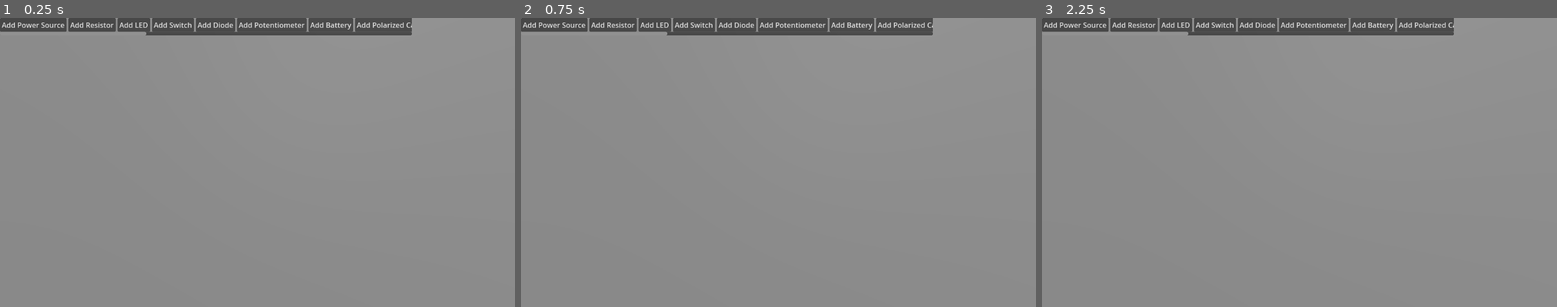
Above: before the commit, frames 1-3 (left to right).
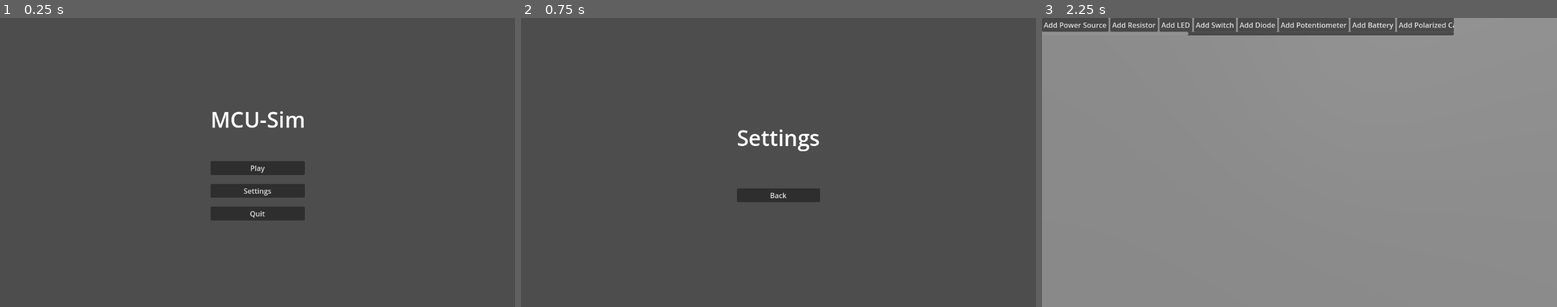
Above: after the commit, the same moments.

Repository: supastishn/mcu-sim
Game: Godot game, scene res://ui/MainMenu.tscn
Same seed, same stepped clock (60 frames per second), same inputs: the game is played once before the commit and once after it. Before the commit the project starts from res://CircuitEditor3D.tscn. The engine's default icon, where the game draws it, is replaced by a stand-in: a white triangle on a blue panel in a dark square.
Inputs (mouse positions are in pixels of both pictures, inside the frame that each line leads up to):
- Up to frame 1 (0.25 s): no input
- Up to frame 2 (0.75 s): click (778, 191) at 0.5 s, where only the run after the commit has a clickable "Settings"
- Up to frame 3 (2.25 s): click (1299, 194) at 1.25 s, where only the run after the commit has a clickable "Back"; click (1299, 168) at 2 s, where only the run after the commit has a clickable "Play"

The runs differ from the first frame. In frame 1, 96% of the frame differs, in the area x 0-100%, y 0-100%; in frame 2, 96%; in frame 3, nothing differs.

Commit message:
feat: add main and settings menu scenes with navigation and update startup scene

Diff:
--- a/project.godot
+++ b/project.godot
@@ -13,7 +13,7 @@
 [application]
 
 config/name="MCU-Sim"
-run/main_scene="uid://ccg8cvm43p62e"
+run/main_scene="res://ui/MainMenu.tscn"
 config/features=PackedStringArray("4.4", "Forward Plus")
 config/icon="res://icon.svg"
 
--- /dev/null
+++ b/ui/MainMenu.gd
@@ -0,0 +1,10 @@
+extends Control
+
+func _on_play_button_pressed():
+	get_tree().change_scene_to_file("res://CircuitEditor3D.tscn")
+
+func _on_settings_button_pressed():
+	get_tree().change_scene_to_file("res://ui/SettingsMenu.tscn")
+
+func _on_quit_button_pressed():
+	get_tree().quit()
--- /dev/null
+++ b/ui/MainMenu.tscn
@@ -0,0 +1,55 @@
+[gd_scene load_steps=2 format=3]
+
+[ext_resource type="Script" path="res://ui/MainMenu.gd" id="1_mainmenu_gd"]
+
+[node name="MainMenu" type="Control"]
+layout_mode = 3
+anchors_preset = 15
+anchor_right = 1.0
+anchor_bottom = 1.0
+grow_horizontal = 2
+grow_vertical = 2
+script = ExtResource("1_mainmenu_gd")
+
+[node name="VBoxContainer" type="VBoxContainer" parent="."]
+layout_mode = 1
+anchors_preset = 8
+anchor_left = 0.5
+anchor_top = 0.5
+anchor_right = 0.5
+anchor_bottom = 0.5
+offset_left = -75.0
+offset_top = -100.0
+offset_right = 75.0
+offset_bottom = 100.0
+grow_horizontal = 2
+grow_vertical = 2
+theme_override_constants/separation = 20
+alignment = 1
+
+[node name="TitleLabel" type="Label" parent="VBoxContainer"]
+layout_mode = 2
+theme_override_font_sizes/font_size = 48
+text = "MCU-Sim"
+horizontal_alignment = 1
+
+[node name="Spacer" type="Control" parent="VBoxContainer"]
+custom_minimum_size = Vector2(0, 20)
+layout_mode = 2
+
+[node name="PlayButton" type="Button" parent="VBoxContainer"]
+custom_minimum_size = Vector2(150, 0)
+layout_mode = 2
+text = "Play"
+
+[node name="SettingsButton" type="Button" parent="VBoxContainer"]
+layout_mode = 2
+text = "Settings"
+
+[node name="QuitButton" type="Button" parent="VBoxContainer"]
+layout_mode = 2
+text = "Quit"
+
+[connection signal="pressed" from="VBoxContainer/PlayButton" to="." method="_on_play_button_pressed"]
+[connection signal="pressed" from="VBoxContainer/SettingsButton" to="." method="_on_settings_button_pressed"]
+[connection signal="pressed" from="VBoxContainer/QuitButton" to="." method="_on_quit_button_pressed"]
--- /dev/null
+++ b/ui/SettingsMenu.gd
@@ -0,0 +1,4 @@
+extends Control
+
+func _on_back_button_pressed():
+	get_tree().change_scene_to_file("res://ui/MainMenu.tscn")
--- /dev/null
+++ b/ui/SettingsMenu.tscn
@@ -0,0 +1,45 @@
+[gd_scene load_steps=2 format=3]
+
+[ext_resource type="Script" path="res://ui/SettingsMenu.gd" id="1_settings_gd"]
+
+[node name="SettingsMenu" type="Control"]
+layout_mode = 3
+anchors_preset = 15
+anchor_right = 1.0
+anchor_bottom = 1.0
+grow_horizontal = 2
+grow_vertical = 2
+script = ExtResource("1_settings_gd")
+
+[node name="VBoxContainer" type="VBoxContainer" parent="."]
+layout_mode = 1
+anchors_preset = 8
+anchor_left = 0.5
+anchor_top = 0.5
+anchor_right = 0.5
+anchor_bottom = 0.5
+offset_left = -75.0
+offset_top = -100.0
+offset_right = 75.0
+offset_bottom = 100.0
+grow_horizontal = 2
+grow_vertical = 2
+theme_override_constants/separation = 20
+alignment = 1
+
+[node name="SettingsLabel" type="Label" parent="VBoxContainer"]
+layout_mode = 2
+theme_override_font_sizes/font_size = 48
+text = "Settings"
+horizontal_alignment = 1
+
+[node name="Spacer" type="Control" parent="VBoxContainer"]
+custom_minimum_size = Vector2(0, 40)
+layout_mode = 2
+
+[node name="BackButton" type="Button" parent="VBoxContainer"]
+custom_minimum_size = Vector2(150, 0)
+layout_mode = 2
+text = "Back"
+
+[connection signal="pressed" from="VBoxContainer/BackButton" to="." method="_on_back_button_pressed"]
